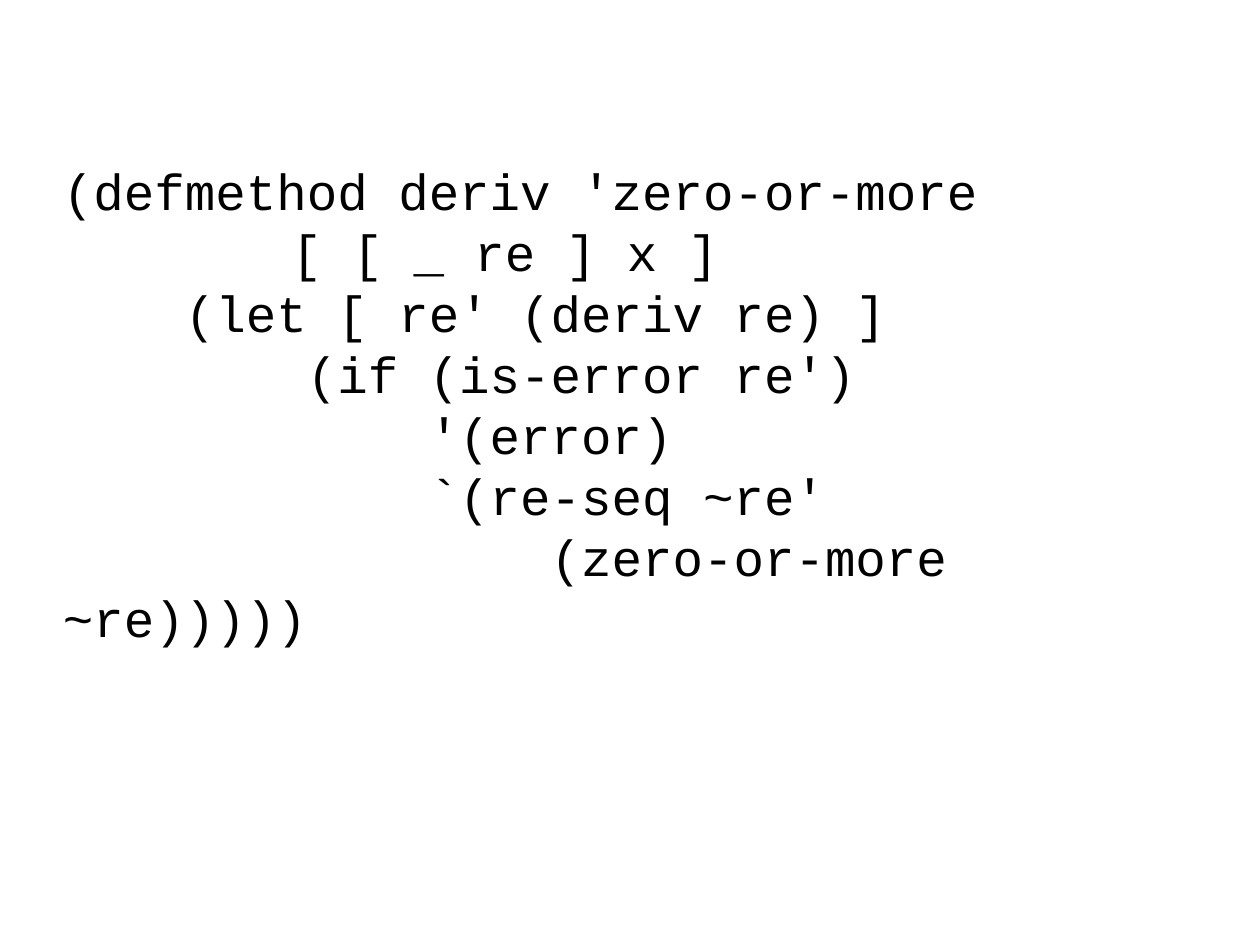
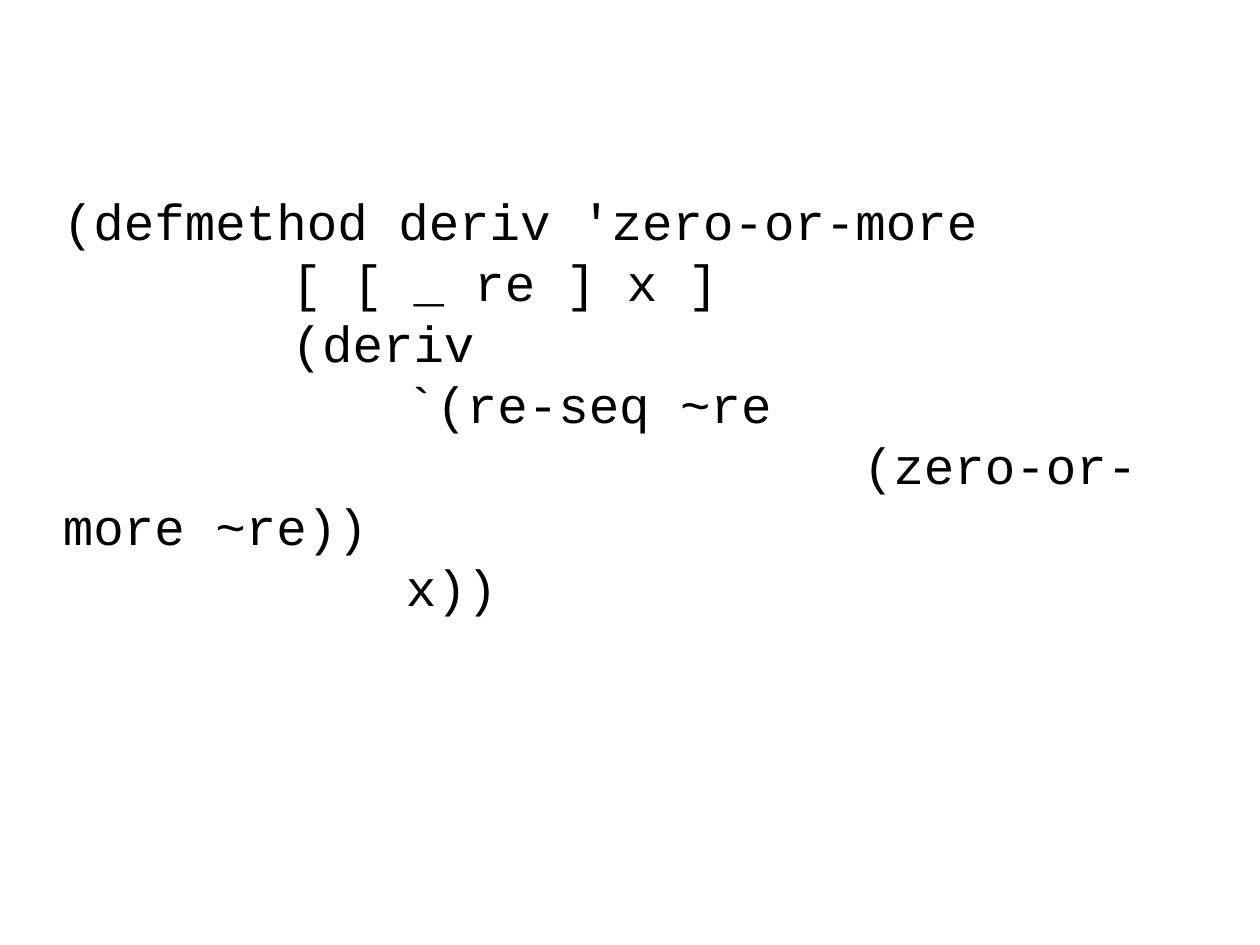
Before and after one commit to bhurt/presentations, a slide deck: slide 80 of pdre.odp (slide 81 before the commit). Drawn at 1260x945 pixels with LibreOffice and Linux fonts; fonts in the diff are those of the drawing. Boxes give left, top, right and bottom in pixels: in the first picture for what was removed or moved away, otherwise in the second. Text is boxed around its words. In the diff, an @@ line names an element or a change of style, - is before the commit and + after.

Commit message:
Some fixes.

```diff
--- a/pdre.odp
+++ b/pdre.odp
@@ subtitle at (x1=63, y1=325, x2=1137, y2=617): text changed @@
-(let [ re' (deriv re) ]
-(if (is-error re')
-'(error)
-`(re-seq ~re'
-(zero-or-more ~re)))))
+(deriv
+`(re-seq ~re
+(zero-or-more ~re))
+x))
```
Also in this commit, not shown: 3 other slides changed, 1 slide removed.
